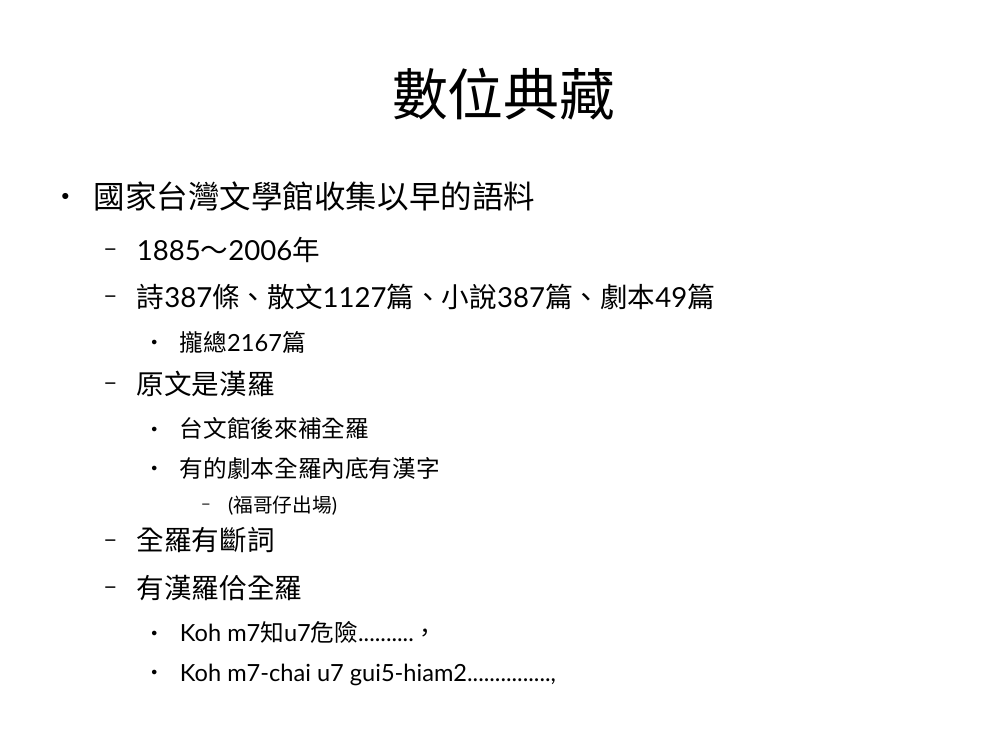
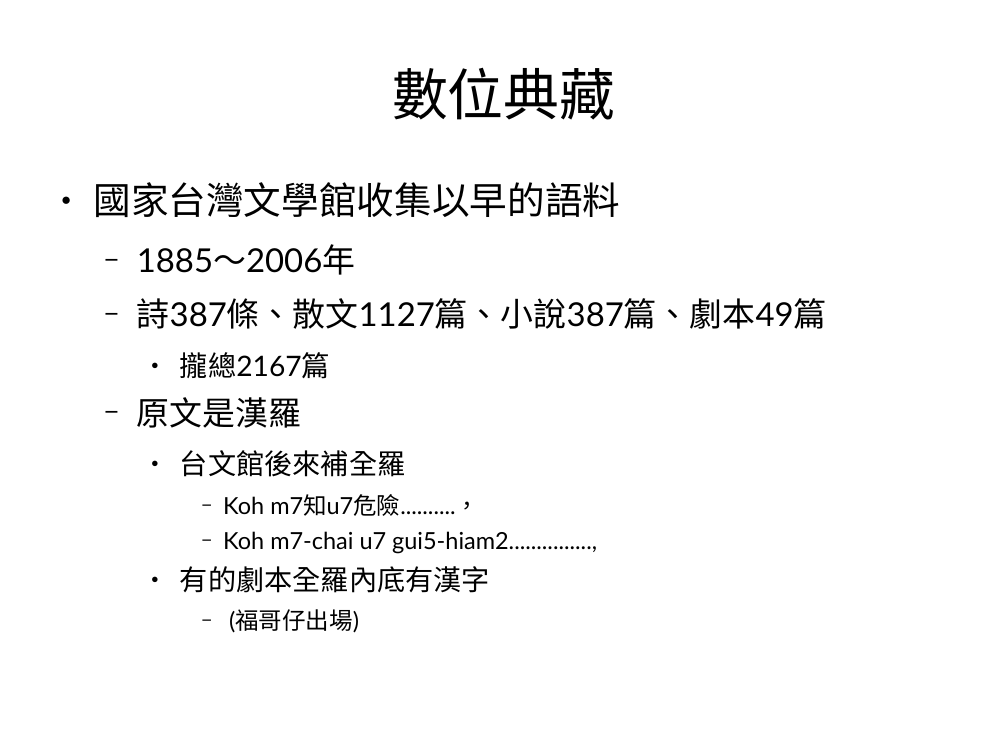
Before and after one commit to sih4sing5hong5/po3-ko3_tau5-iann2-phinn3, a slide deck: slide 16 of 翻譯報告.odp. Drawn at 1008x756 pixels with LibreOffice and Linux fonts; fonts in the diff are those of the drawing. Boxes give left, top, right and bottom in pixels: in the first picture for what was removed or moved away, otherwise in the second. Text is boxed around its words. In the diff, an @@ line names an element or a change of style, - is before the commit and + after.

```diff
--- a/翻譯報告.odp
+++ b/翻譯報告.odp
@@ text at (94,182,827,633): size 24.8 to 29.6 pt in "國家台灣文學館收集以早的語料"; size 21.7 to 25.9 pt in "1885～2006年", "詩387條、散文1127篇、小說387篇、劇本49篇", "原文是漢羅"; size 18.6 to 22.2 pt in "攏總2167篇", "台文館後來補全羅", "有的劇本全羅內底有漢字"; size 15.5 to 18.5 pt in "(福哥仔出場)" @@
@@ text at (223,494,597,554): paragraphs added @@
+      − Koh m7知u7危險..........，
+      − Koh m7-chai u7 gui5-hiam2...............,
@@ text at (137,527,437,643): paragraphs removed @@
-  − 全羅有斷詞
-  − 有漢羅佮全羅
-    ● Koh m7知u7危險..........，
-    ● Koh m7-chai u7 gui5-hiam2...............,
```
Also in this commit, not shown: 15 other slides changed.
